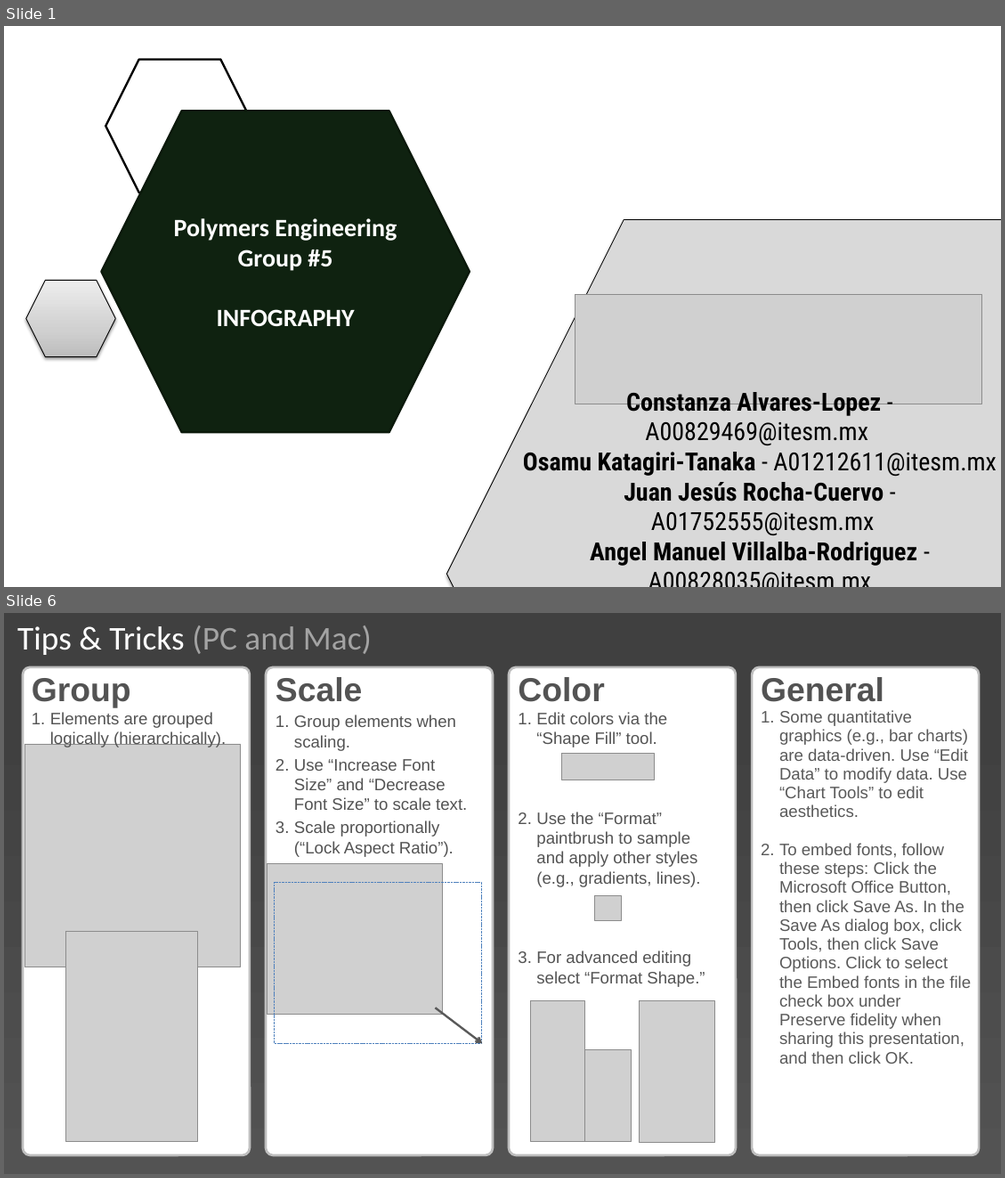
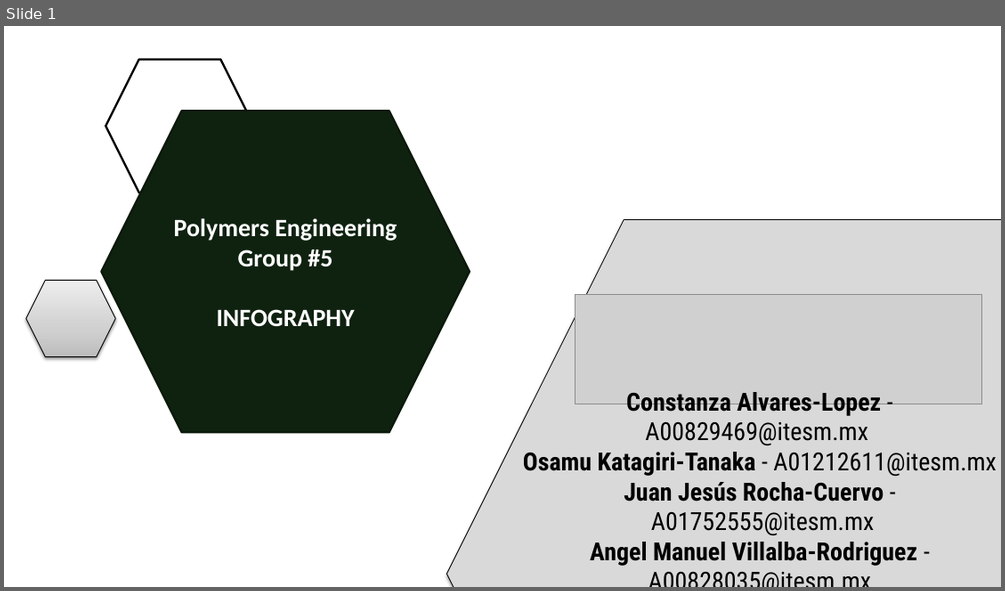
Before and after one commit to KiraSensei13/MNT_ITESM_courses, a slide deck: 3a.1.PlasticsAndCompositesEngineering/8_FinalTerm/0_infography/Team5_infography.pptx. Shown one above the other, each under a label of ours: slides 1 and 6 before the commit, slide 1 after it; the slides between them are not shown. The pictures are 1005x1178 and 1005x591 pixels, drawn with LibreOffice and Linux fonts; fonts in the diff are those of the drawing; grey boxes stand for pictures; background and template pictures are left out. Boxes give left, top, right and bottom in pixels: in the first picture for what was removed or moved away, otherwise in the second. Text is boxed around its words. In the diff, an @@ line names an element or a change of style, - is before the commit and + after.

```diff
--- a/3a.1.PlasticsAndCompositesEngineering/8_FinalTerm/0_infography/Team5_infography.pptx
+++ b/3a.1.PlasticsAndCompositesEngineering/8_FinalTerm/0_infography/Team5_infography.pptx
@@ slide 6 removed at (4,613,1001,1174), background #FFFFFF @@
@@ rectangle removed at (4,613,1001,1174) @@
@@ text removed at (17,625,372,655) @@
-Tips & Tricks (PC and Mac)
@@ group removed at (266,666,493,1155): 1 rounded rectangle, 1 picture, 1 rectangle, 1 arrow, 1 text @@
-Scale
-1. Group elements when scaling.
-2. Use “Increase Font Size” and “Decrease Font Size” to scale text.
-3. Scale proportionally (“Lock Aspect Ratio”).
@@ rounded rectangle removed at (509,666,736,1155) @@
@@ text removed at (518,677,704,987) @@
-Color
-1. Edit colors via the “Shape Fill” tool.
-2. Use the “Format” paintbrush to sample and apply other styles (e.g., gradients, lines).
-3. For advanced editing select “Format Shape.”
@@ rounded rectangle removed at (752,666,979,1155) @@
@@ text removed at (760,677,971,1063) @@
-General
-1. Some quantitative graphics (e.g., bar charts) are data-driven. Use “Edit Data” to modify data. Use “Chart Tools” to edit aesthetics.
-2. To embed fonts, follow these steps: Click the Microsoft Office Button, then click Save As. In the Save As dialog box, click Tools, then click Save Options. Click to select the Embed fonts in the file check box under Preserve fidelity when sharing this presentation, and then click OK.
@@ picture removed at (562,754,655,779) @@
@@ picture removed at (594,896,621,920) @@
@@ group removed at (23,666,250,1155): 2 pictures, 1 rounded rectangle, 1 text @@
-Group
-1. Elements are grouped logically (hierarchically).
@@ picture removed at (531,1000,584,1142) @@
@@ picture removed at (639,1000,714,1142) @@
@@ picture removed at (584,1049,631,1142) @@
```
Also in this commit, not shown: 2 slides changed, 2 slides added, 6 other slides removed, 19 other files.
